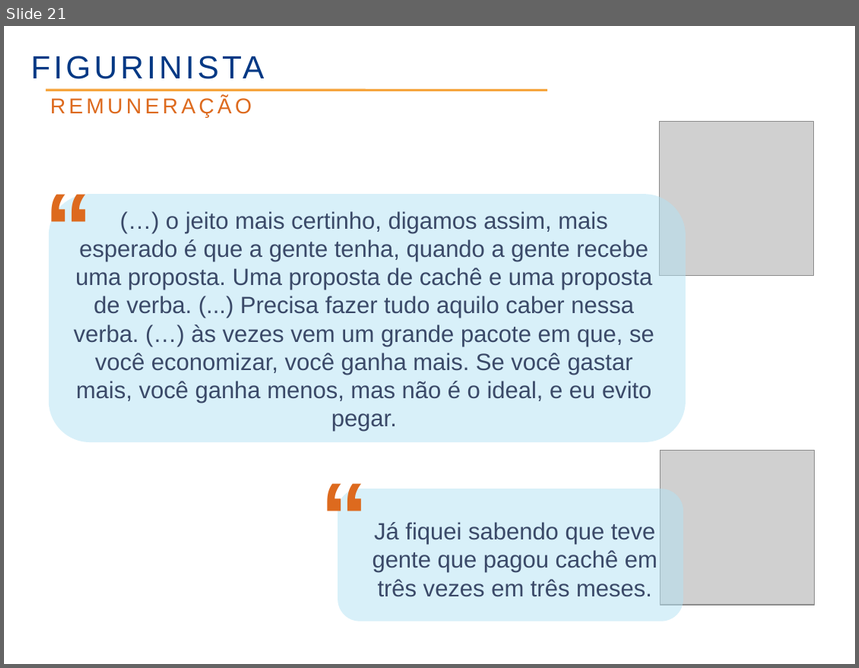
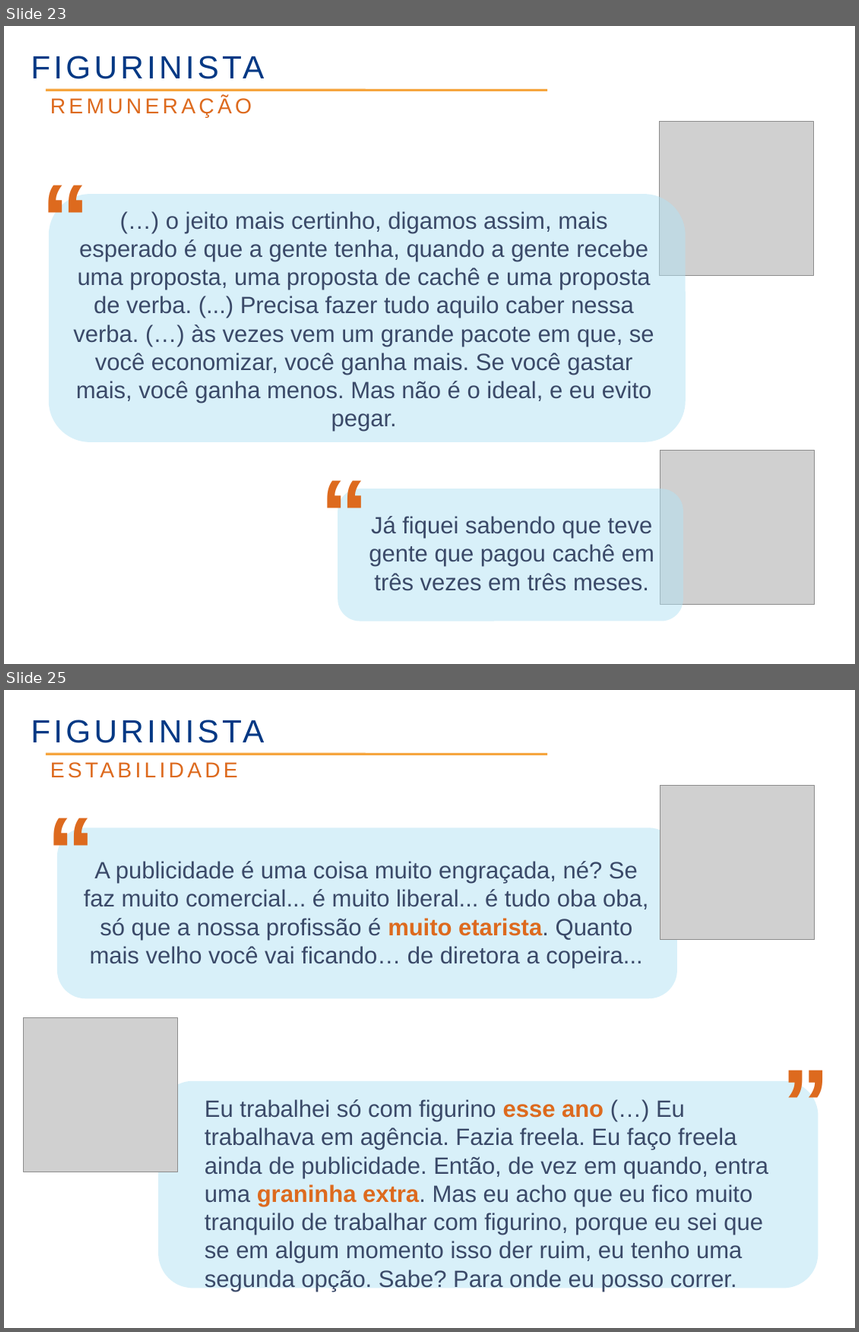
Before and after one commit to rzuquim/pos-rh, a slide deck: 02_abordagens_em_pot/seminario.odp. Shown one above the other, each under a label of ours: slide 21 before the commit, slides 23 and 25 after it; the slides between them are not shown. The pictures are 859x668 and 859x1332 pixels, drawn with LibreOffice and Linux fonts; fonts in the diff are those of the drawing; grey boxes stand for pictures; background and template pictures are left out. Boxes give left, top, right and bottom in pixels: in the first picture for what was removed or moved away, otherwise in the second. Text is boxed around its words. In the diff, an @@ line names an element or a change of style, - is before the commit and + after.

```diff
--- a/02_abordagens_em_pot/seminario.odp
+++ b/02_abordagens_em_pot/seminario.odp
@@ slide 25 added at <box>4,690,855,1328</box>, background picture (left out) @@
@@ text added at <box>31,720,264,743</box>, 30 pt, text #023884 @@
+FIGURINISTA
@@ text added at <box>43,752,246,786</box>, 20 pt, text #DD6A1E @@
+ESTABILIDADE
@@ line added from (46, 754) to (547, 754), #F6A53E 2.15 pt @@
@@ text added at <box>40,784,103,908</box>, 90 pt, text #DD6A1E, bold @@
+“
@@ picture added at <box>661,786,815,940</box> @@
@@ rounded rectangle added at <box>57,828,677,999</box>, fill #B3E3F4 at 50% opacity @@
@@ text added at <box>84,861,648,968</box>, 22 pt, text #3A4968 @@
+A publicidade é uma coisa muito engraçada, né? Se faz muito comercial... é muito liberal... é tudo oba oba, só que a nossa profissão é muito etarista. Quanto mais velho você vai ficando… de diretora a copeira...
@@ picture added at <box>23,1018,178,1173</box> @@
@@ text added at <box>745,1037,838,1160</box>, 90 pt, text #DD6A1E, bold @@
+”
@@ rounded rectangle added at <box>158,1081,819,1289</box>, fill #B3E3F4 at 50% opacity @@
@@ text added at <box>205,1100,769,1292</box>, 22 pt, text #3A4968 @@
+Eu trabalhei só com figurino esse ano (…) Eu trabalhava em agência. Fazia freela. Eu faço freela ainda de publicidade. Então, de vez em quando, entra uma graninha extra. Mas eu acho que eu fico muito tranquilo de trabalhar com figurino, porque eu sei que se em algum momento isso der ruim, eu tenho uma segunda opção. Sabe? Para onde eu posso correr.
@@ what was slide 21 is now slide 23 @@
@@ slide 23 changed as well @@
@@ text "“" rewrapped from <box>37,161,101,277</box> to <box>34,152,97,275</box> @@
@@ text at <box>73,211,655,432</box>: text changed @@
-(…) o jeito mais certinho, digamos assim, mais esperado é que a gente tenha, quando a gente recebe uma proposta. Uma proposta de cachê e uma proposta de verba. (...) Precisa fazer tudo aquilo caber nessa verba. (…) às vezes vem um grande pacote em que, se você economizar, você ganha mais. Se você gastar mais, você ganha menos, mas não é o ideal, e eu evito pegar.
+(…) o jeito mais certinho, digamos assim, mais esperado é que a gente tenha, quando a gente recebe uma proposta, uma proposta de cachê e uma proposta de verba. (...) Precisa fazer tudo aquilo caber nessa verba. (…) às vezes vem um grande pacote em que, se você economizar, você ganha mais. Se você gastar mais, você ganha menos. Mas não é o ideal, e eu evito pegar.
@@ text "“" rewrapped from <box>313,451,376,566</box> to <box>313,448,376,572</box> @@
@@ text "Já fiquei sabendo que teve ...": place and size @@
-text "Já fiquei sabendo que teve ..." at <box>373,522,658,598</box>
+text "Já fiquei sabendo que teve ..." at <box>369,516,655,591</box>
```
Also in this commit, not shown: 18 other slides changed, 19 other slides added, 5 slides removed, 7 other files.
